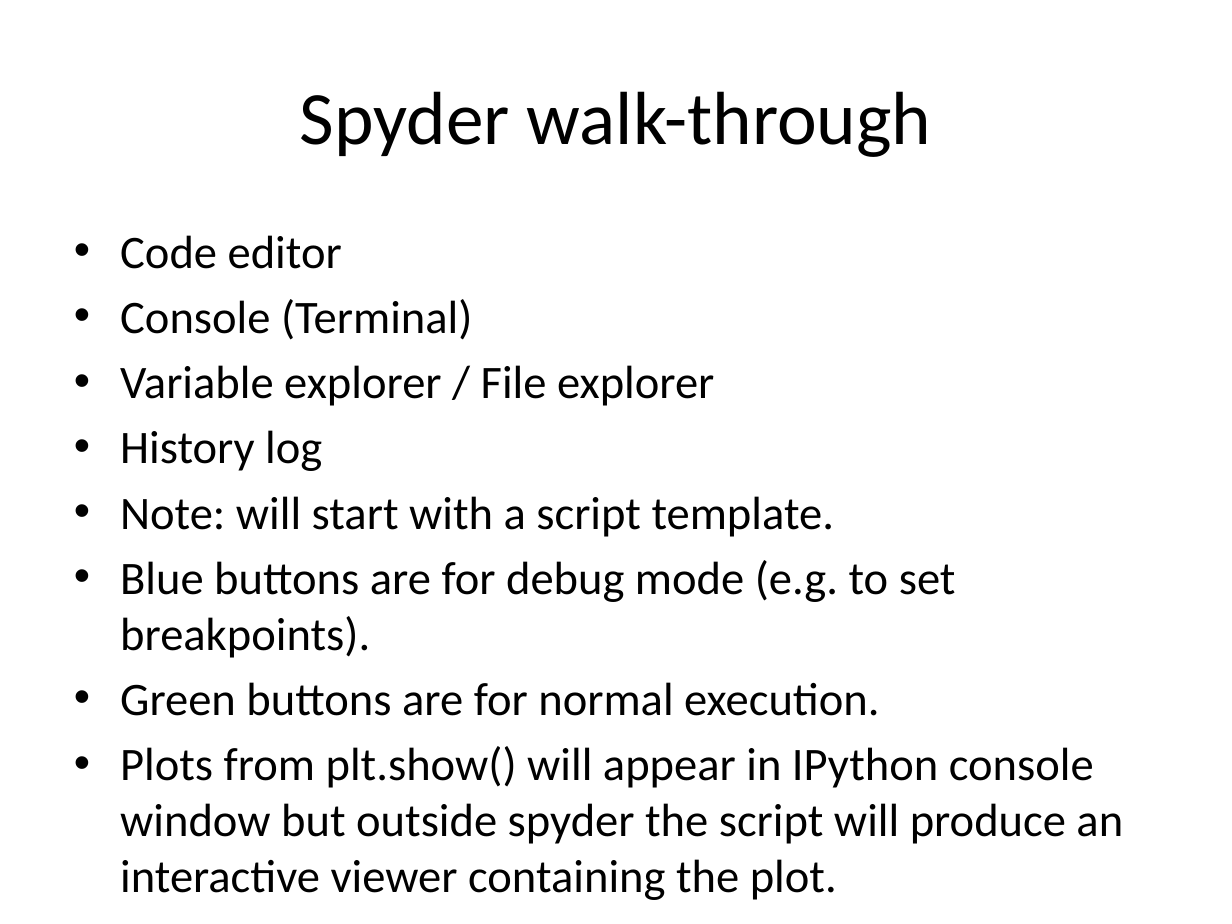
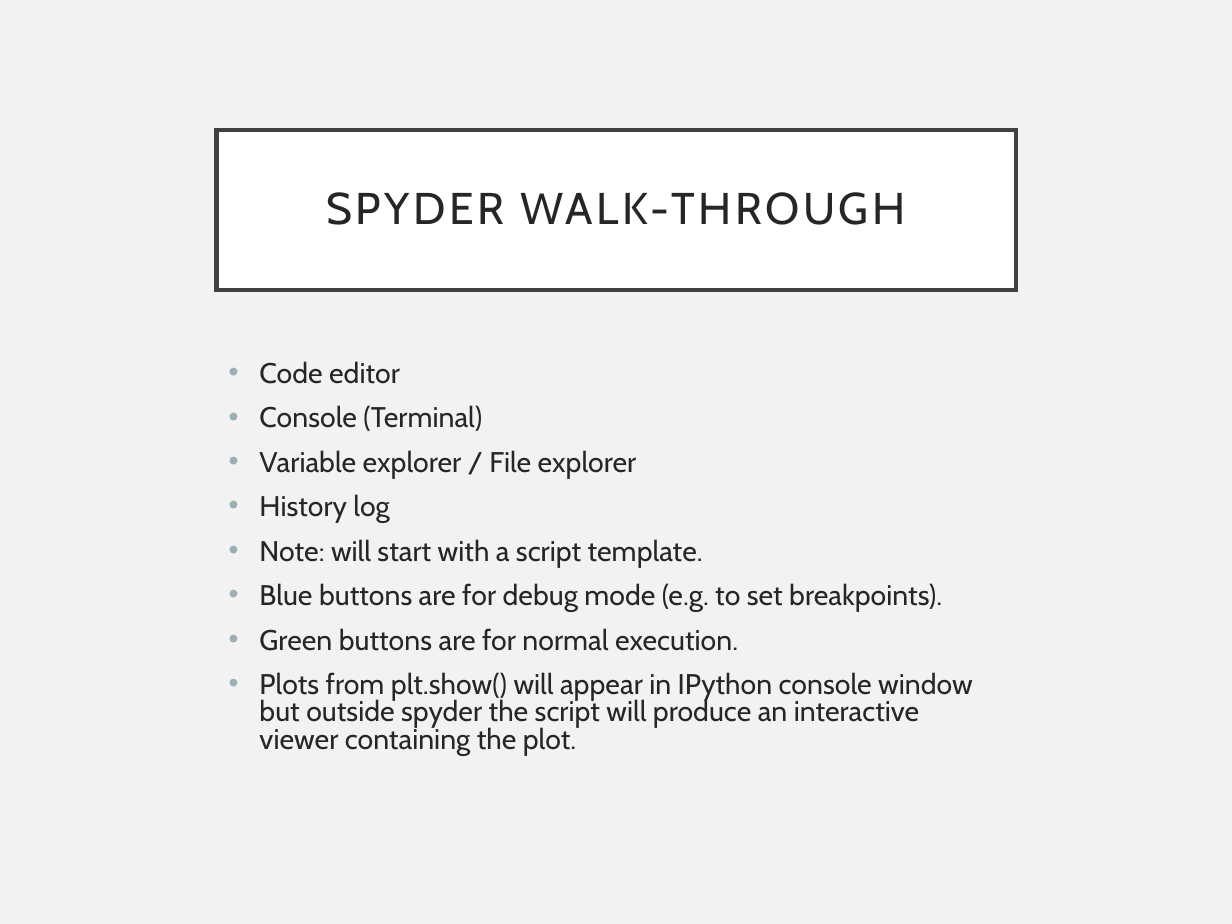
Before and after one commit to pradau/python_for_psychologists, a slide deck: slide 7 of Python_intro_lecture.pptx (slide 8 before the commit). Drawn at 1232x924 pixels with LibreOffice and Linux fonts; fonts in the diff are those of the drawing. Boxes give left, top, right and bottom in pixels: in the first picture for what was removed or moved away, otherwise in the second. Text is boxed around its words. In the diff, an @@ line names an element or a change of style, - is before the commit and + after.

```diff
--- a/Python_intro_lecture.pptx
+++ b/Python_intro_lecture.pptx
@@ background #FFFFFF to #F2F2F2 @@
@@ title "SPYDER WALK-THROUGH": place and size @@
-title "SPYDER WALK-THROUGH" at <box>300,91,932,157</box>
+title "SPYDER WALK-THROUGH" at <box>217,129,1016,290</box>
@@ title "SPYDER WALK-THROUGH" at <box>217,129,1016,290</box>: fill none to #FFFFFF; outline none to #404040 2.5 pt @@
@@ title at <box>326,192,905,225</box>: text changed; size 44 to 26 pt; font Calibri to Cabin; text colour #000000 to #262626 @@
-Spyder walk-through
+SPYDER WALK-THROUGH
@@ text "Code editor": place and size @@
-text "Code editor" at <box>120,235,1123,844</box>
+text "Code editor" at <box>259,361,973,756</box>
@@ text "Code editor" at <box>259,361,973,756</box>: size 27.2 to 16.6 pt, font Calibri to Cabin, text colour #000000 to #262626; indent changed; line spacing 1 to 0.8; more space between paragraphs @@
```
Also in this commit, not shown: 24 other slides changed, 3 slides added, 2 slides removed.
